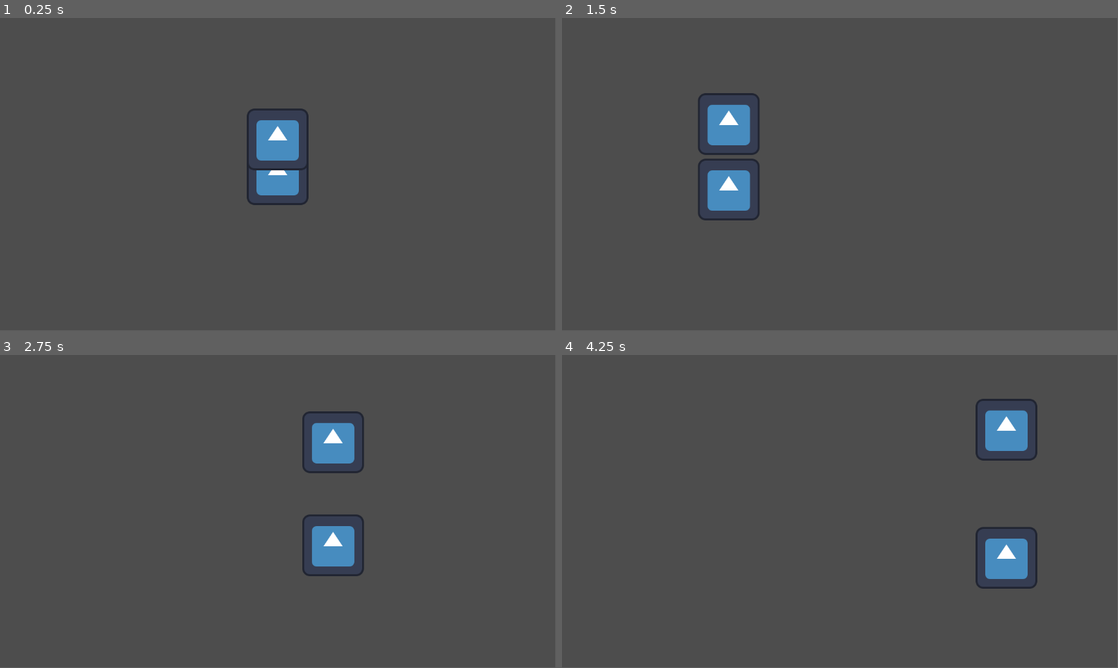
Above: before the commit, frames 1-4 (two rows, left to right).
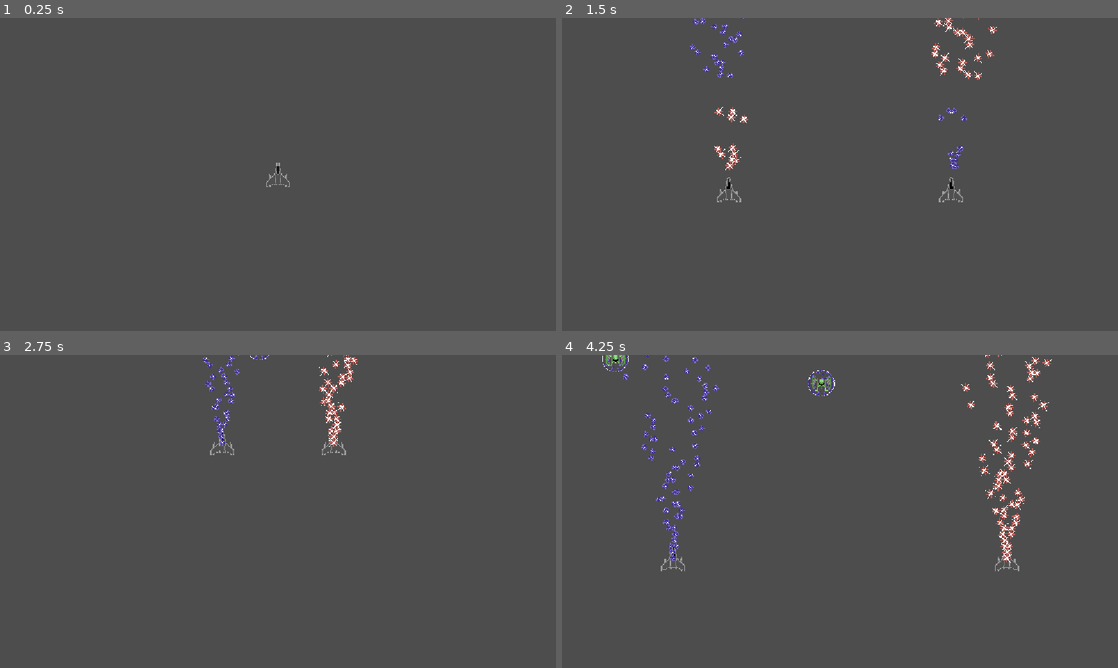
Above: after the commit, the same moments.

Repository: samiser/mirror-hell
Game: Godot game, scene res://main.tscn
The game is run twice, just before and just after one commit, with the same random seed, the same clock (stepped at 60 frames per second) and the same inputs. The engine's default icon, where the game draws it, is replaced by a stand-in: a white triangle on a blue panel in a dark square.
Inputs (mouse positions are in pixels of both pictures, inside the frame that each line leads up to):
- Up to frame 1 (0.25 s): no input
- Up to frame 2 (1.5 s): tap Enter at 0.5 s; move the mouse to (962, 158) at 0.52 s; press the mouse at (962, 158) at 0.53 s; move the mouse to (728, 190) at 1.27 s; release the mouse at (728, 190) at 1.28 s; click (728, 190) at 1.35 s
- Up to frame 3 (2.75 s): move the mouse to (333, 442) at 2.02 s; press the mouse at (333, 442) at 2.03 s
- Up to frame 4 (4.25 s): move the mouse to (812, 574) at 2.77 s; release the mouse at (812, 574) at 2.78 s; click (812, 574) at 2.85 s; move the mouse to (1006, 558) at 3.52 s; press the mouse at (1006, 558) at 3.53 s
In our replay, the window is 799x449 before the commit and 800x450 after it. These sizes can differ from the game's own. Grey fills any space a smaller window leaves; there, only what the larger window draws over its background counts as a difference.

The runs differ from the first frame. In frame 1, 2.0% of the frame differs, in the area x 44-56%, y 28-60%; in frame 2, 3.6%; in frame 3, 3.4%; in frame 4, 4.8%, in the area x 7-89%, y 0-75%.

Commit message:
basic ship and enemies

Diff:
--- /dev/null
+++ b/bullet.gd
@@ -0,0 +1,55 @@
+class_name Bullet
+extends Sprite2D
+
+const BULLET_SHAPE: Shape2D = preload("res://bullet_shape.tres")
+
+var max_range: float = 1200.0
+var speed: float = 750
+var collision_mask: int = 1
+
+var _travelled_distance: float = 0.0
+
+func _ready() -> void:
+	top_level = true
+
+func _physics_process(delta: float) -> void:
+	var distance := speed * delta
+	var motion := -transform.y * speed * delta
+
+	var space_state := get_world_2d().direct_space_state
+	var query := PhysicsShapeQueryParameters2D.new()
+	query.shape_rid = BULLET_SHAPE.get_rid()
+	query.transform = global_transform
+	query.collision_mask = collision_mask
+	query.collide_with_areas = true
+	query.collide_with_bodies = true
+
+	var hits := space_state.intersect_shape(query, 1)
+	if hits.size() > 0:
+		_on_hit(hits[0].collider)
+		queue_free()
+		return
+
+	query.motion = motion
+	var result := space_state.cast_motion(query)
+	if result[0] < 1.0:
+		position += motion * result[1]
+		query.transform = global_transform
+		query.motion = Vector2.ZERO
+		hits = space_state.intersect_shape(query, 1)
+		if hits.size() > 0:
+			_on_hit(hits[0].collider)
+		queue_free()
+		return
+
+	position += motion
+	_travelled_distance += distance
+
+	if _travelled_distance >= max_range:
+		queue_free()
+
+var damage: float = 1
+
+func _on_hit(collider: Object) -> void:
+	if collider.has_method("take_damage"):
+		collider.take_damage(damage)
--- /dev/null
+++ b/bullet.tscn
@@ -0,0 +1,11 @@
+[gd_scene format=3 uid="uid://smgfahpj05cu"]
+
+[ext_resource type="Texture2D" uid="uid://cgi13cengnxa7" path="res://Sprites/spritesheet.png" id="1_t4vbm"]
+[ext_resource type="Script" uid="uid://cmwouc8kn1rl0" path="res://bullet.gd" id="1_v8qja"]
+
+[node name="Bullet" type="Sprite2D" unique_id=1138541297]
+texture_filter = 1
+texture = ExtResource("1_t4vbm")
+hframes = 17
+frame = 5
+script = ExtResource("1_v8qja")
--- /dev/null
+++ b/bullet_shape.tres
@@ -0,0 +1,4 @@
+[gd_resource type="RectangleShape2D" format=3]
+
+[resource]
+size = Vector2(10, 10)
--- /dev/null
+++ b/enemy.gd
@@ -0,0 +1,16 @@
+extends AnimatableBody2D
+
+var health: float = 100.0
+var max_health: float = 100.0
+var speed: float = 50.0
+
+@onready var sprite_2d: Sprite2D = $Sprite2D
+
+func _physics_process(delta: float) -> void:
+	position.y += speed * delta
+
+func take_damage(amount: float) -> void:
+	health -= amount
+	sprite_2d.modulate.s = 1 - health / max_health * 1
+	if health <= 0:
+		queue_free()
--- /dev/null
+++ b/enemy.tscn
@@ -0,0 +1,36 @@
+[gd_scene format=3 uid="uid://ui8a1cy34oki"]
+
+[ext_resource type="Script" uid="uid://k022omxi44uq" path="res://enemy.gd" id="1_4gyqm"]
+[ext_resource type="Texture2D" uid="uid://cgi13cengnxa7" path="res://Sprites/spritesheet.png" id="2_4gyqm"]
+
+[sub_resource type="CircleShape2D" id="CircleShape2D_4gyqm"]
+radius = 28.0
+
+[node name="Enemy" type="AnimatableBody2D" unique_id=2014808105]
+script = ExtResource("1_4gyqm")
+
+[node name="Sprite2D" type="Sprite2D" parent="." unique_id=2020998168]
+texture_filter = 1
+rotation = 3.1415927
+texture = ExtResource("2_4gyqm")
+hframes = 17
+frame = 1
+
+[node name="CollisionPolygon2D" type="CollisionPolygon2D" parent="." unique_id=891837017]
+rotation = -3.1415925
+polygon = PackedVector2Array(-15.000001, -10.999999, -20, -5.999998, -19.999998, 18.000002, -14.999998, 18.000002, -8.999999, 12.000001, -4.999999, 12, -3.9999986, 15, 4.0000014, 15, 5.000001, 12, 9.000001, 11.999999, 15.000002, 17.999998, 20.000002, 17.999998, 20, -6.000002, 14.999999, -11.000001, 12.999999, -12.000001, 7.999999, -12.000001, 6.9999995, -6.0000005, 3.9999998, -3.0000002, 1.9999994, -7, -2.0000007, -7, -4.0000005, -2.9999998, -7.0000005, -5.9999995, -8.000001, -11.999999, -13.000001, -11.999999)
+
+[node name="Shield" type="Node2D" parent="." unique_id=732328701]
+position = Vector2(0, -3)
+
+[node name="Sprite2D" type="Sprite2D" parent="Shield" unique_id=1525752247]
+texture_filter = 1
+texture = ExtResource("2_4gyqm")
+hframes = 17
+frame = 12
+
+[node name="AnimationPlayer" type="AnimationPlayer" parent="Shield" unique_id=1069981244]
+
+[node name="CollisionShape2D" type="CollisionShape2D" parent="Shield" unique_id=1461691421]
+position = Vector2(-1, -1)
+shape = SubResource("CircleShape2D_4gyqm")
--- /dev/null
+++ b/gun.gd
@@ -0,0 +1,19 @@
+class_name Gun
+extends Node2D
+
+const BULLET = preload("uid://smgfahpj05cu")
+
+var fire_rate: float = 100.0
+var spread_angle: float = deg_to_rad(30.0)
+var ship_type: Ship.ShipType
+
+func _process(delta: float) -> void:
+	if Input.is_action_pressed("shoot"):
+		var bullet_count: float = round(fire_rate * delta)
+		for i in bullet_count:
+			var bullet: Bullet = BULLET.instantiate()
+			if ship_type == Ship.ShipType.REFLECTION:
+				bullet.frame = 3
+			bullet.global_position = global_position
+			bullet.global_rotation = global_rotation + randf_range(-spread_angle / 2, spread_angle / 2)
+			add_child(bullet)
--- /dev/null
+++ b/main.gd
@@ -0,0 +1,24 @@
+extends Node2D
+
+const ENEMY = preload("res://enemy.tscn")
+
+var spawn_interval: float = 1.0
+var spawn_x_min: float = 100.0
+var spawn_x_max: float = 1000.0
+var spawn_y: float = -100.0
+
+var _spawn_timer: float = 0.0
+
+func _process(delta: float) -> void:
+	_spawn_timer += delta
+	if _spawn_timer >= spawn_interval:
+		_spawn_timer -= spawn_interval
+		_spawn_enemy()
+
+func _spawn_enemy() -> void:
+	var enemy = ENEMY.instantiate()
+
+	enemy.position.x = randf_range(spawn_x_min, spawn_x_max)
+	enemy.position.y = spawn_y
+
+	add_child(enemy)
--- a/main.tscn
+++ b/main.tscn
@@ -2,8 +2,10 @@
 
 [ext_resource type="PackedScene" uid="uid://dub4ffjpsh2qh" path="res://player.tscn" id="1_ig7tw"]
 [ext_resource type="PackedScene" uid="uid://w5htydq0kd7p" path="res://reflection.tscn" id="2_0xm2m"]
+[ext_resource type="Script" uid="uid://depegu68vn3jq" path="res://main.gd" id="4_main"]
 
 [node name="Main" type="Node2D" unique_id=1394772048]
+script = ExtResource("4_main")
 
 [node name="Player" parent="." unique_id=87464790 instance=ExtResource("1_ig7tw")]
 position = Vector2(548, 318)
--- a/player.tscn
+++ b/player.tscn
@@ -1,10 +1,9 @@
 [gd_scene format=3 uid="uid://dub4ffjpsh2qh"]
 
-[ext_resource type="Texture2D" uid="uid://c3v5ysu6bgrls" path="res://icon.svg" id="1_4flbx"]
 [ext_resource type="Script" uid="uid://d0lr23w12r7qb" path="res://player.gd" id="1_onrkg"]
+[ext_resource type="PackedScene" uid="uid://bv16vxacqhwj3" path="res://ship.tscn" id="2_onrkg"]
 
 [node name="Player" type="Node2D" unique_id=87464790]
 script = ExtResource("1_onrkg")
 
-[node name="Icon" type="Sprite2D" parent="." unique_id=965271447]
-texture = ExtResource("1_4flbx")
+[node name="Ship" parent="." unique_id=251740234 instance=ExtResource("2_onrkg")]
--- a/project.godot
+++ b/project.godot
@@ -15,6 +15,18 @@
 config/features=PackedStringArray("4.6", "GL Compatibility")
 config/icon="res://icon.svg"
 
+[display]
+
+window/stretch/mode="canvas_items"
+
+[input]
+
+shoot={
+"deadzone": 0.2,
+"events": [Object(InputEventMouseButton,"resource_local_to_scene":false,"resource_name":"","device":-1,"window_id":0,"alt_pressed":false,"shift_pressed":false,"ctrl_pressed":false,"meta_pressed":false,"button_mask":0,"position":Vector2(0, 0),"global_position":Vector2(0, 0),"factor":1.0,"button_index":1,"canceled":false,"pressed":false,"double_click":false,"script":null)
+]
+}
+
 [physics]
 
 3d/physics_engine="Jolt Physics"
--- a/reflection.gd
+++ b/reflection.gd
@@ -1,4 +1,4 @@
 extends Node2D
 
 func _process(delta: float) -> void:
-	position = get_global_mouse_position() * Vector2(1, -1) + Vector2(0, get_viewport_rect().size.x/2)
+	position = get_global_mouse_position() * Vector2(-1, 1) + Vector2(get_viewport_rect().size.x, 0)
--- a/reflection.tscn
+++ b/reflection.tscn
@@ -1,10 +1,10 @@
 [gd_scene format=3 uid="uid://w5htydq0kd7p"]
 
 [ext_resource type="Script" uid="uid://3gucq5g4dwuw" path="res://reflection.gd" id="1_d6p6h"]
-[ext_resource type="Texture2D" uid="uid://c3v5ysu6bgrls" path="res://icon.svg" id="2_3p3qi"]
+[ext_resource type="PackedScene" uid="uid://bv16vxacqhwj3" path="res://ship.tscn" id="2_3p3qi"]
 
 [node name="Reflection" type="Node2D" unique_id=598610504]
 script = ExtResource("1_d6p6h")
 
-[node name="Icon" type="Sprite2D" parent="." unique_id=1095029386]
-texture = ExtResource("2_3p3qi")
+[node name="Ship" parent="." unique_id=251740234 instance=ExtResource("2_3p3qi")]
+ship_type = 1
--- /dev/null
+++ b/ship.gd
@@ -0,0 +1,10 @@
+class_name Ship
+extends Node2D
+
+enum ShipType {MAIN, REFLECTION}
+
+@export var ship_type: ShipType
+@onready var gun: Gun = $Gun
+
+func _ready() -> void:
+	gun.ship_type = ship_type
--- /dev/null
+++ b/ship.tscn
@@ -0,0 +1,15 @@
+[gd_scene format=3 uid="uid://bv16vxacqhwj3"]
+
+[ext_resource type="Script" uid="uid://c35mqwx5tuqj7" path="res://ship.gd" id="1_v4325"]
+[ext_resource type="Script" uid="uid://3vfj1u4veuyg" path="res://gun.gd" id="2_4cq66"]
+[ext_resource type="Texture2D" uid="uid://dx4q6mfg3r2lu" path="res://Sprites/chungus_ship.png" id="3_v4325"]
+
+[node name="Ship" type="Node2D" unique_id=251740234]
+script = ExtResource("1_v4325")
+
+[node name="Gun" type="Node2D" parent="." unique_id=1807326015]
+script = ExtResource("2_4cq66")
+
+[node name="ChungusShip" type="Sprite2D" parent="." unique_id=1911509201]
+texture_filter = 1
+texture = ExtResource("3_v4325")
Not shown, added: bullet.gd.uid
Not shown, added: enemy.gd.uid
Not shown, added: export_presets.cfg
Not shown, added: gun.gd.uid
Not shown, added: main.gd.uid
Not shown, added: ship.gd.uid
